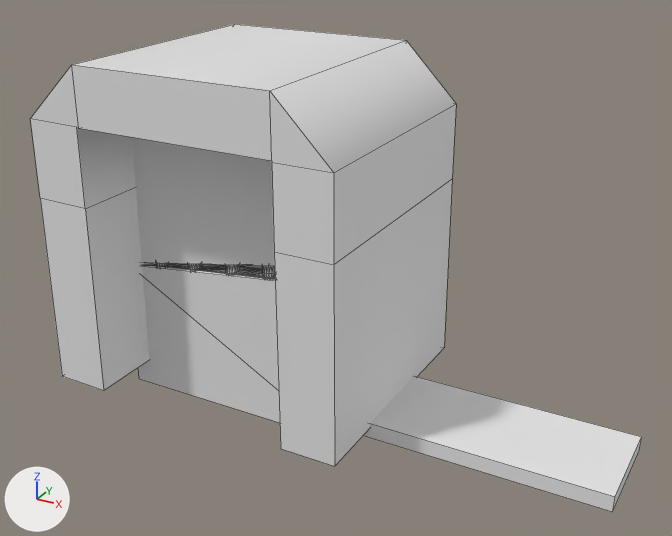
The FBX model 3ds_Max_Scenes/export_Files/main_Door_Anim.FBX as it was, and as the next commit left it.
One viewpoint serves both versions: a 50 mm camera at (1.77, -2.61, 1.77) aimed at (0.36, -0.05, 0.49). Arrows for +X, +Y and +Z are at lower left; the lights stay in place. Mesh edges are drawn as thin lines. Where no turn or scale is listed for an object, it has been applied to the vertices.

Script lines for the objects in view, before the commit:
```python
me_mesh = bpy.data.meshes.new('Mesh')
me_mesh.from_pydata(...)  # 32 vertices, 30 faces; spans x -0.593..0.568, y -0.448..0.455, z -0.853..0.339
me_mesh_001 = bpy.data.meshes.new('Mesh.001')
me_mesh_001.from_pydata(...)  # 207 vertices, 410 faces; spans x -0.444..0.444, y -0.178..0.178, z 0.0..0.623
me_mesh_003 = bpy.data.meshes.new('Mesh.003')
me_mesh_003.from_pydata(...)  # 12 vertices, 10 faces; spans x -0.447..0.444, y -0.178..0.178, z -0.672..0.002
me_mesh_005 = bpy.data.meshes.new('Mesh.005')
me_mesh_005.from_pydata(...)  # 110 vertices, 216 faces; spans x -0.026..0.026, y -0.025..0.025, z 0.0..0.188
me_mesh_007 = bpy.data.meshes.new('Mesh.007')
me_mesh_007.from_pydata(...)  # 110 vertices, 216 faces; spans x -0.026..0.026, y -0.025..0.025, z 0.0..0.188
me_mesh_008 = bpy.data.meshes.new('Mesh.008')
me_mesh_008.from_pydata(...)  # a box spanning x -0.502..0.502, y -0.182..0.182, z 0.0..0.057
ob_box001 = bpy.data.objects.new('Box001', me_mesh)
ob_box001.location = (0.0, 0.0, 0.847)
ob_box002 = bpy.data.objects.new('Box002', me_mesh_001)
ob_box002.location = (-0.004, -0.013, -0.099)
ob_box003 = bpy.data.objects.new('Box003', me_mesh_003)
ob_box003.location = (-0.004, -0.013, 1.071)
ob_box004 = bpy.data.objects.new('Box004', me_mesh_008)
ob_box004.location = (0.893, -0.014, -0.041)
ob_cylinder002 = bpy.data.objects.new('Cylinder002', me_mesh_007)
ob_cylinder002.location = (0.154, -0.153, 0.367)
ob_cylinder003 = bpy.data.objects.new('Cylinder003', me_mesh_005)
ob_cylinder003.location = (0.0, -0.153, 0.339)
```
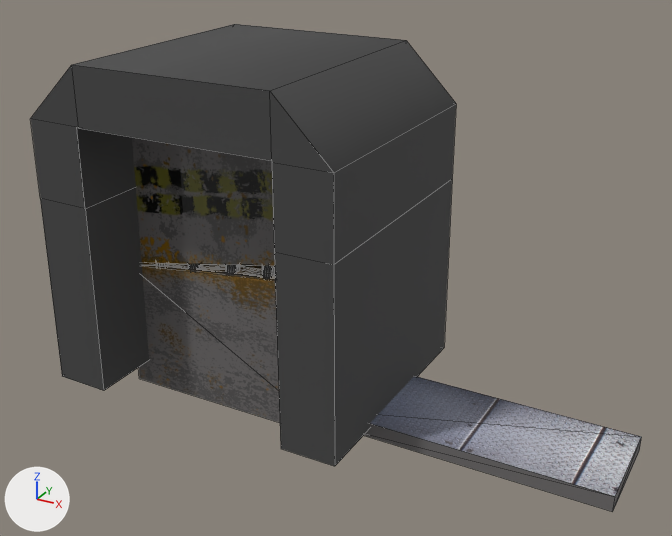
Changed parts and their boxes [x1, y1, x2, y2] in the pictures (672 x 536 px):
'Box001', recoloured (grey to black): [31, 24, 456, 466] in both
'Box002', recoloured, surface changed: [138, 263, 280, 423] in both
'Box003', recoloured (grey to black): [132, 137, 275, 266] in both
'Cylinder002', recoloured: [262, 266, 275, 277] in both
'Cylinder003', recoloured: [225, 265, 240, 273] in both
'Cylinder004', recoloured: [188, 264, 202, 269] in both
part 2 of me_mesh_008, built on: [364, 376, 641, 512] in both

Edits to the bpy script that builds the scene:
```text
Add img_floor_png:
    img_floor_png = load_image('floor.png', '../max_Files/images/floor.png', 1024, 1024, 'sRGB')
Add img_doorbottom_png:
    img_doorbottom_png = load_image('doorbottom.png', '../max_Files/images/doorbottom.png', 1024, 1024, 'sRGB')
Add img_door_png:
    img_door_png = load_image('door.png', '../max_Files/images/door.png', 1024, 1024, 'sRGB')
Add mat_material__6:
    mat_material__6 = principled_material('Material #6')
    mat_material__6.texture = img_floor_png
    mat_material__6.roughness = 0.859
Add mat_material__5:
    mat_material__5 = principled_material('Material #5')
    mat_material__5.base_color = (0.192, 0.192, 0.192)  # grey #797979
    mat_material__5.roughness = 0.838
Add mat_doorframe:
    mat_doorframe = principled_material('Doorframe')
    mat_doorframe.base_color = (0.0588, 0.0588, 0.0588)  # dark grey #454545
    mat_doorframe.roughness = 0.859
Add mat_material__4:
    mat_material__4 = principled_material('Material #4')
    mat_material__4.texture = img_doorbottom_png
    mat_material__4.roughness = 0.859
Add mat_material__3:
    mat_material__3 = principled_material('Material #3')
    mat_material__3.texture = img_door_png
    mat_material__3.roughness = 0.0
Change me_mesh_005:
    where me_mesh_005.from_pydata(...)  # 110 vertices, 216 faces; spans x -0.026..0.026, y -0.025..0.025, z 0.0..0.188
    add me_mesh_005.materials.append(mat_material__5)  # grey #797979
Change me_mesh_003:
    where me_mesh_003.from_pydata(...)  # 12 vertices, 10 faces; spans x -0.447..0.444, y -0.178..0.178, z -0.672..0.002
    add me_mesh_003.materials.append(mat_material__3)  # picture img_door_png
Change me_mesh_006:
    where me_mesh_006.from_pydata(...)  # 110 vertices, 216 faces; spans x -0.026..0.026, y -0.025..0.025, z 0.0..0.188
    add me_mesh_006.materials.append(mat_material__5)  # grey #797979
Change me_mesh_007:
    where me_mesh_007.from_pydata(...)  # 110 vertices, 216 faces; spans x -0.026..0.026, y -0.025..0.025, z 0.0..0.188
    add me_mesh_007.materials.append(mat_material__5)  # grey #797979
Change me_mesh_008:
    used by ob_box004; location = (0.893, -0.014, -0.041)
    remove me_mesh_008.from_pydata(...)  # 8 vertices, 6 faces; spans x -0.502..0.502, y -0.182..0.182, z 0.0..0.057
    add me_mesh_008.from_pydata(...)  # 8 vertices, 12 faces; spans x -0.502..0.502, y -0.182..0.182, z 0.0..0.057
    me_mesh_008 part 2
    6 faces are deleted
    12 new faces join them
    add me_mesh_008.materials.append(mat_material__6)  # picture img_floor_png
Change me_mesh:
    where me_mesh.from_pydata(...)  # 32 vertices, 30 faces; spans x -0.593..0.568, y -0.448..0.455, z -0.853..0.339
    add me_mesh.materials.append(mat_doorframe)  # dark grey #454545
Change me_mesh_001:
    where me_mesh_001.from_pydata(...)  # 207 vertices, 410 faces; spans x -0.444..0.444, y -0.178..0.178, z 0.0..0.623
    used by ob_box002; location = (-0.004, -0.013, -0.099)
    me_mesh_001 part 1: texture (UV) coordinates of 410 of 410 faces, centred in x -0.444..0.444, y -0.178..0.178, z 0.0..0.623, changed; they spanned u -0.03..1.0, v 0.0..1.0 and now span u 0.02..0.98, v 0.02..0.98
    add me_mesh_001.materials.append(mat_material__4)  # picture img_doorbottom_png
```
